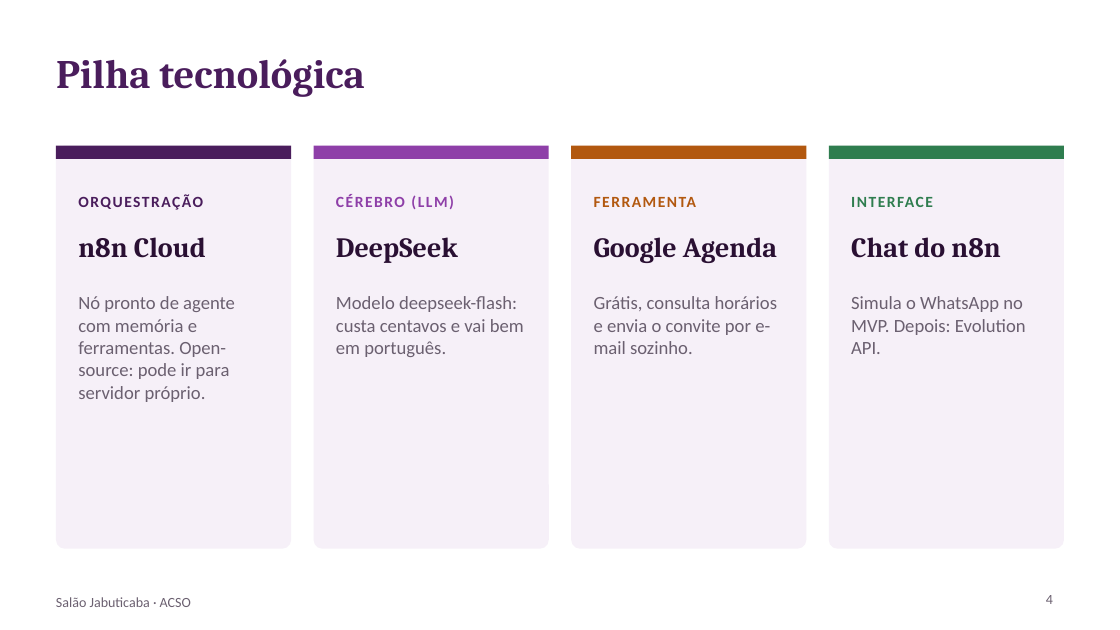
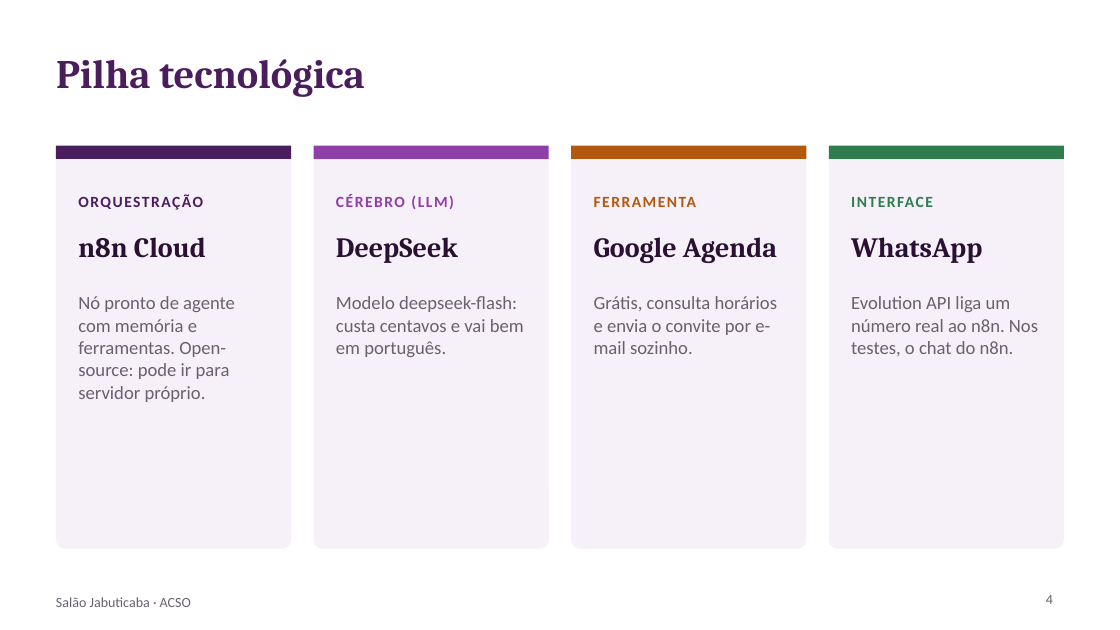
Before and after one commit to kbrianps/jabuticaba, a slide deck: slide 4 of docs/entrega/Apresentacao_ACSO_Arthur_Pravato.pptx. Drawn at 1120x630 pixels with LibreOffice and Linux fonts; fonts in the diff are those of the drawing. Boxes give left, top, right and bottom in pixels: in the first picture for what was removed or moved away, otherwise in the second. Text is boxed around its words. In the diff, an @@ line names an element or a change of style, - is before the commit and + after.

```diff
--- a/docs/entrega/Apresentacao_ACSO_Arthur_Pravato.pptx
+++ b/docs/entrega/Apresentacao_ACSO_Arthur_Pravato.pptx
@@ text at (x1=851, y1=237, x2=982, y2=263): text changed @@
-Chat do n8n
+WhatsApp
@@ text at (x1=851, y1=296, x2=1038, y2=356): text changed @@
-Simula o WhatsApp no MVP. Depois: Evolution API.
+Evolution API liga um número real ao n8n. Nos testes, o chat do n8n.
```
Also in this commit, not shown: 2 other slides changed, 1 slide added, 3 other files.
